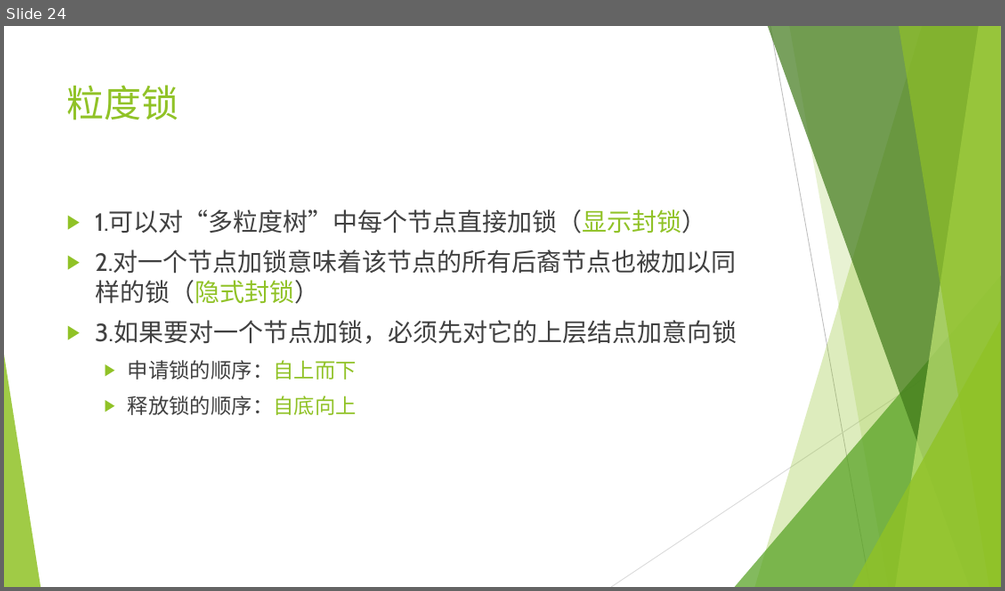
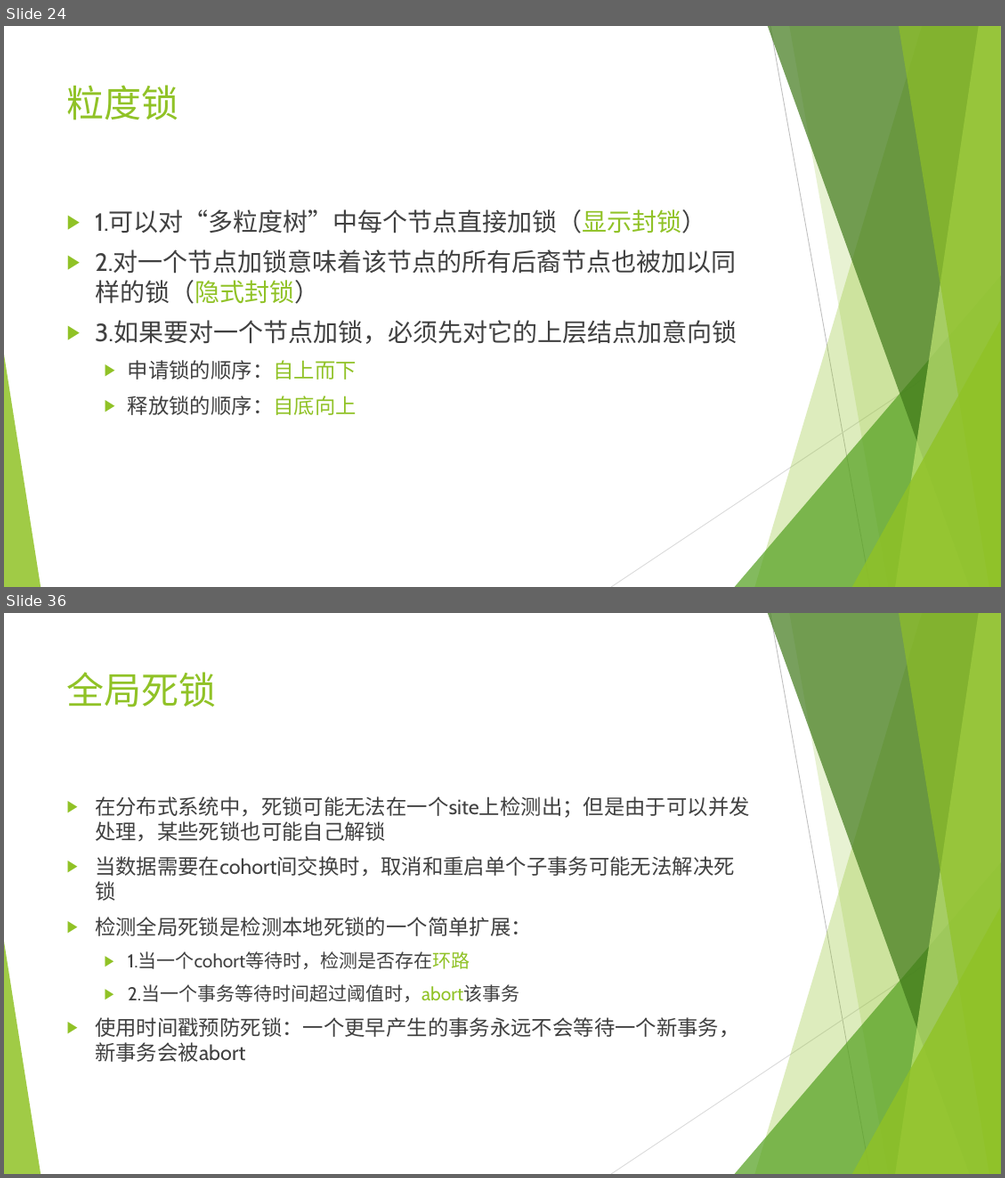
Before and after one commit to jkfhklh/database, a slide deck: 数据库 DZ1533016 刘子凡.pptx. Shown one above the other, each under a label of ours: slide 24 before the commit, slides 24 and 36 after it; the slides between them are not shown. The pictures are 1005x591 and 1005x1178 pixels, drawn with LibreOffice and Linux fonts; fonts in the diff are those of the drawing. Boxes give left, top, right and bottom in pixels: in the first picture for what was removed or moved away, otherwise in the second. Text is boxed around its words. In the diff, an @@ line names an element or a change of style, - is before the commit and + after.

```diff
--- a/数据库 DZ1533016 刘子凡.pptx
+++ b/数据库 DZ1533016 刘子凡.pptx
@@ slide 36 added at (4, 613, 1001, 1174), background #FFFFFF; not listed: 10 template elements that a slide beside it also shows @@
@@ title added at (67, 672, 217, 707), 36 pt, text #90C226 @@
+全局死锁
@@ text added at (95, 796, 750, 1062), 20 pt, text #404040 @@
+▶ 在分布式系统中，死锁可能无法在一个site上检测出；但是由于可以并发处理，某些死锁也可能自己解锁
+▶ 当数据需要在cohort间交换时，取消和重启单个子事务可能无法解决死锁
+▶ 检测全局死锁是检测本地死锁的一个简单扩展：
+  ▶ 1.当一个cohort等待时，检测是否存在环路
+  ▶ 2.当一个事务等待时间超过阈值时，abort该事务
+▶ 使用时间戳预防死锁：一个更早产生的事务永远不会等待一个新事务，新事务会被abort
```
Also in this commit, not shown: 1 slide changed, 15 other slides added, 1 other file.
